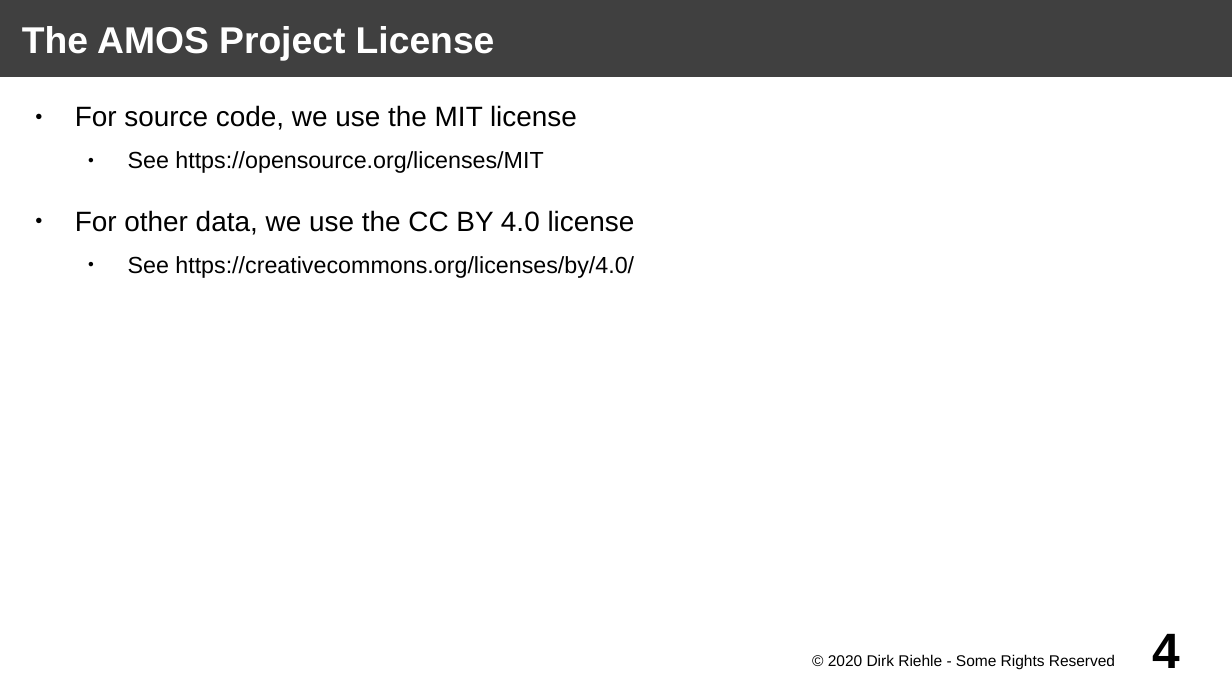
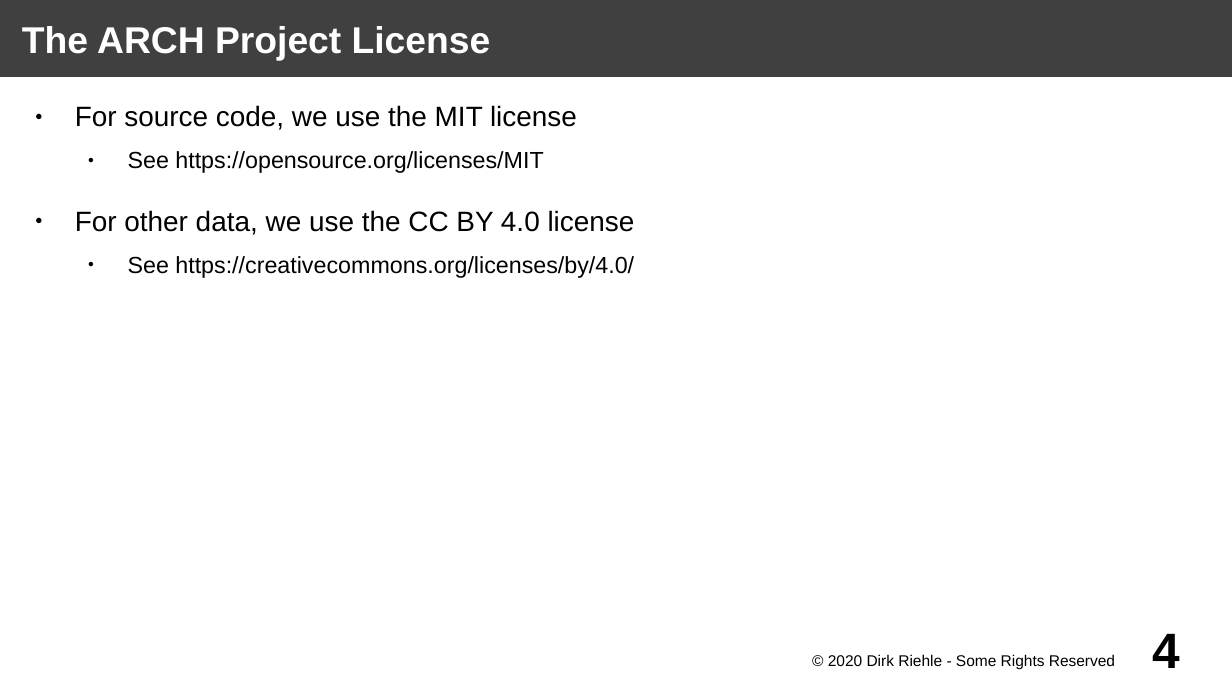
Before and after one commit to dirkriehle/arch-course, a slide deck: slide 4 of Lecture slides (project)/ARCH-PROJ A03 - Course Projects.odp. Drawn at 1232x693 pixels with LibreOffice and Linux fonts; fonts in the diff are those of the drawing. Boxes give left, top, right and bottom in pixels: in the first picture for what was removed or moved away, otherwise in the second. Text is boxed around its words. In the diff, an @@ line names an element or a change of style, - is before the commit and + after.

```diff
--- a/Lecture slides (project)/ARCH-PROJ A03 - Course Projects.odp
+++ b/Lecture slides (project)/ARCH-PROJ A03 - Course Projects.odp
@@ title at (22,26,491,61): text changed @@
-The AMOS Project License
+The ARCH Project License
```
Also in this commit, not shown: 3 other files.
